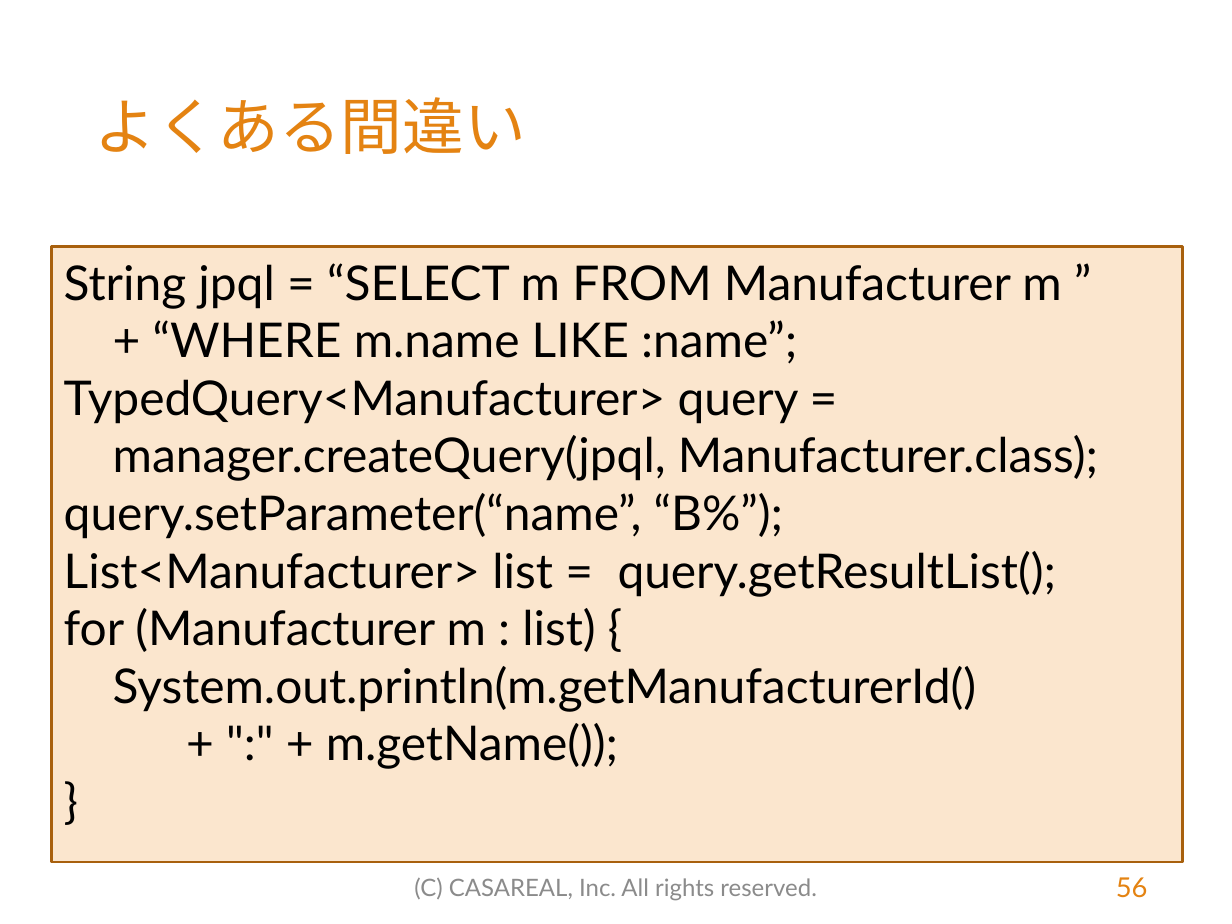
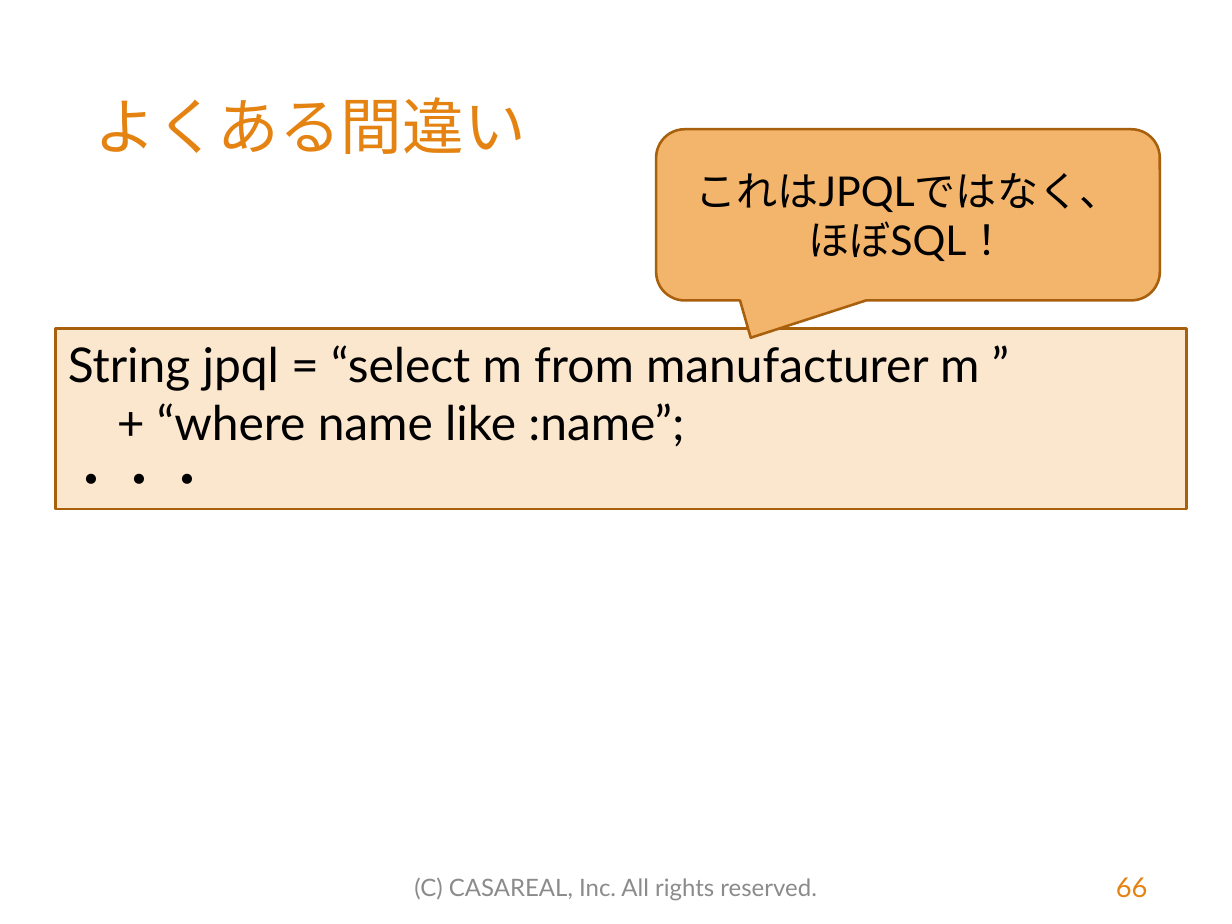
Before and after one commit to MasatoshiTada/hamaru-jpa-light, a slide deck: slide 66 of src/main/resources/はまる！JPA（初学者向けライト版）.pptx (slide 56 before the commit). Drawn at 1232x924 pixels with LibreOffice and Linux fonts; fonts in the diff are those of the drawing; background and template pictures are left out. Boxes give left, top, right and bottom in pixels: in the first picture for what was removed or moved away, otherwise in the second. Text is boxed around its words. In the diff, an @@ line names an element or a change of style, - is before the commit and + after.

```diff
--- a/src/main/resources/はまる！JPA（初学者向けライト版）.pptx
+++ b/src/main/resources/はまる！JPA（初学者向けライト版）.pptx
@@ rounded speech box added at [657, 129, 1161, 301], fill #F3B56C, outline #A9610D 1.5 pt, 24 pt, text #000000 @@
+これはJPQLではなく、
+ほぼSQL！
@@ rectangle "String jpql = “select m ...": place and size @@
-rectangle "String jpql = “select m ..." at [52, 246, 1183, 862]
+rectangle "String jpql = “select m ..." at [55, 329, 1186, 510]
@@ text in rectangle at [68, 345, 979, 509]: text changed @@
-String jpql = “SELECT m FROM Manufacturer m ”
-+ “WHERE m.name LIKE :name”;
-TypedQuery<Manufacturer> query =
-manager.createQuery(jpql, Manufacturer.class);
-query.setParameter(“name”, “B%”);
-List<Manufacturer> list = query.getResultList();
-for (Manufacturer m : list) {
-System.out.println(m.getManufacturerId()
-+ ":" + m.getName());
-}
+String jpql = “select m from manufacturer m ”
++ “where name like :name”;
+・・・
@@ page number at [1116, 877, 1148, 898]: text changed @@
-56
+66
```
Also in this commit, not shown: 43 other slides changed, 13 slides added, 1 slide removed, 13 other files.
